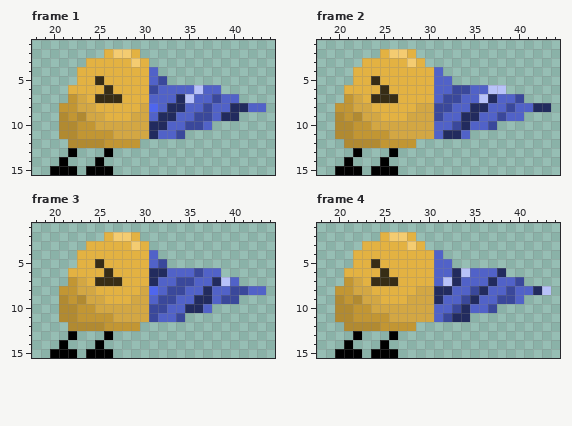
Pixel-art file -- Drillbird_sprites/anim_WalkingDrillSide.aseprite. This is how it looked before the edit.
48x16 pixels, 4 frames. Shown: frame 1: x 18..44, y 1..15; frame 2: x 18..44, y 1..15; frame 3: x 18..44, y 1..15; frame 4: x 18..44, y 1..15.
The same view after the edit:
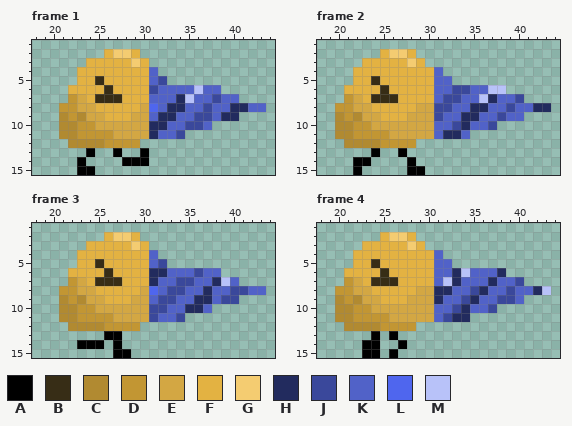
Palette (. is transparent): A #000000  B #372d16  C #b18a31  D #c29633  E #d3a743  F #e3b242  G #f4cc71  H #222b5e  J #3a489b  K #5162c8  L #4f66ee  M #b8c2f9
The exact change:
--- frame 1
@@ x 18..32 @@
 12 ....CCCCDDDD...
-13 ....A...A......
-14 ...A...A.......
-15 ..AAA.AAA......
+13 ......A..A..A..
+14 .....A....AAA..
+15 .....AA........
--- frame 2
@@ x 18..31 @@
 12 ...CCCCDDDD...
-13 ....A...A.....
-14 ...A...A......
-15 ..AAA.AAA.....
+13 ......A..A....
+14 ....AA....A...
+15 ....A.....AA..
--- frame 3
@@ x 18..30 @@
 12 ....CCCCDDDD.
-13 ....A...A....
-14 ...A...A.....
-15 ..AAA.AAA....
+13 ........AA...
+14 .....AAA.A...
+15 .........AA..
--- frame 4
@@ x 18..29 @@
 12 ...CCCCDDDD.
-13 ....A...A...
-14 ...A...A....
-15 ..AAA.AAA...
+13 ......A.A...
+14 .....AA..A..
+15 .....AA.A...
Where, in picture pixels (left, top, right, bottom), the same in both pictures:
changed: (50, 148, 149, 175)
changed: (335, 148, 425, 175)
changed: (50, 331, 131, 358)
changed: (335, 331, 407, 358)
